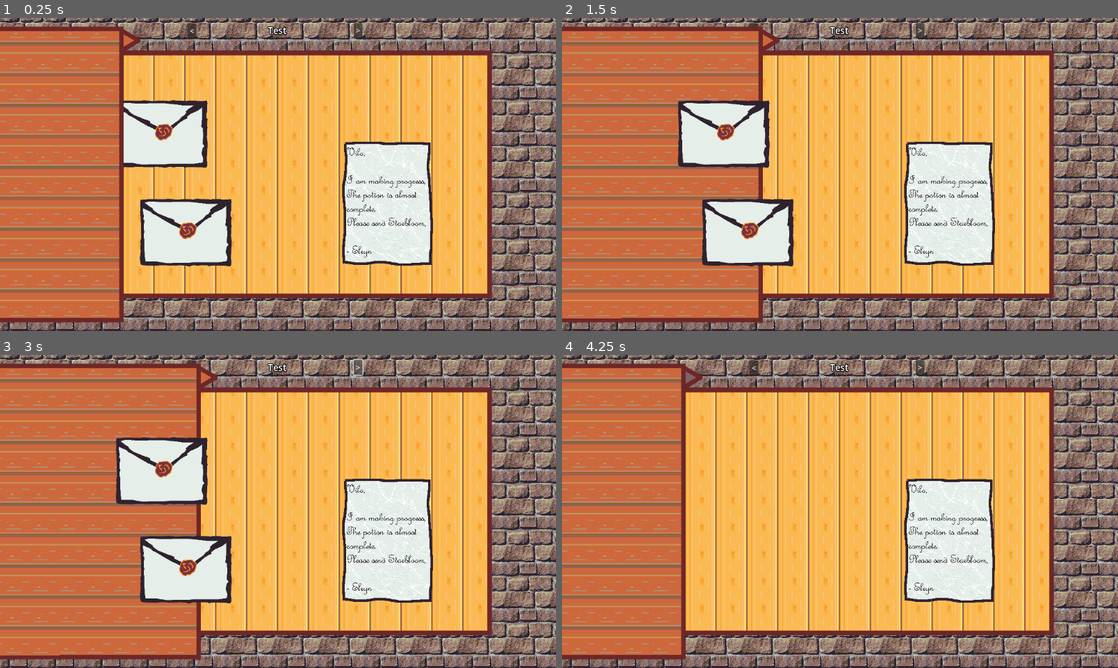
Above: before the commit, frames 1-4 (two rows, left to right).
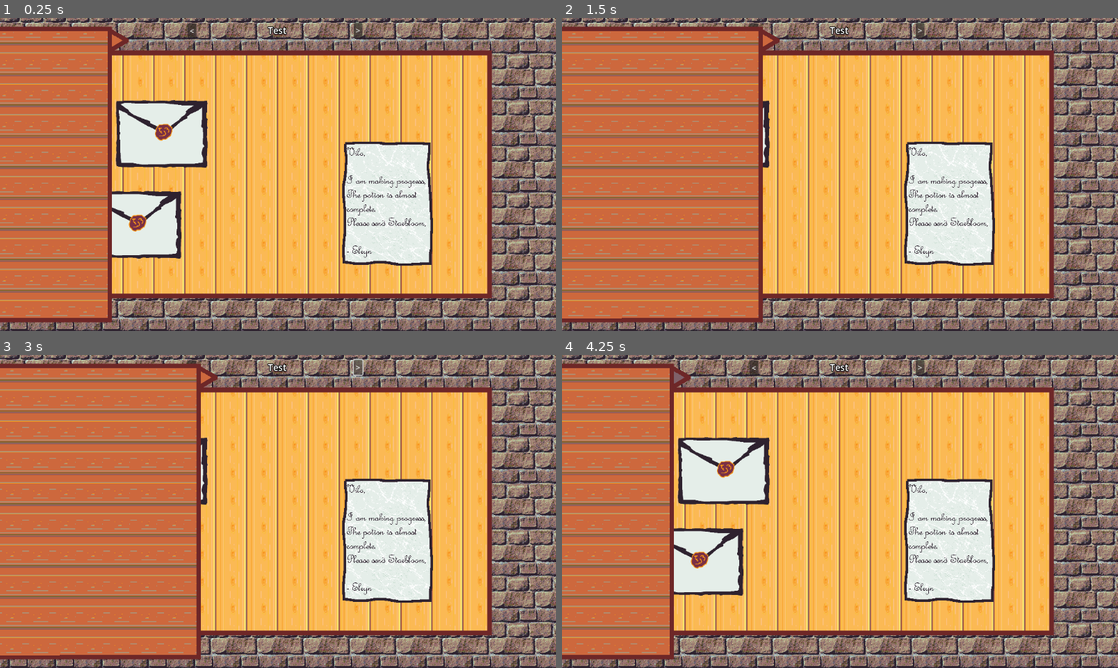
Above: after the commit, the same moments.

Repository: diegofdz333/the-alchemist
Game: Godot game, scene res://scenes/Main.tscn
Two runs of this game, one before a commit and one after it. Both use one fixed random seed, a clock stepped at 60 frames per second and the inputs below.
Inputs (mouse positions are in pixels of both pictures, inside the frame that each line leads up to; where the layout moved, square brackets give the same spot in the first picture):
- Up to frame 1 (0.25 s): no input
- Up to frame 2 (1.5 s): click (684, 39) [695, 39] at 0.5 s; click (650, 183) at 1.25 s
- Up to frame 3 (3 s): click "<" at 2 s; click ">" at 2.75 s
- Up to frame 4 (4.25 s): click (773, 376) at 3.5 s

The runs differ from the first frame. In frame 1, 7.4% of the frame differs, in the area x 0-42%, y 2-98%; in frame 2, 6.7%; in frame 3, 6.7%; in frame 4, 9.3%, in the area x 0-38%, y 2-98%.

Commit message:
Doc Sidebar bugfixes and adjustments

Diff:
--- a/scenes/DocumentMenu.tscn
+++ b/scenes/DocumentMenu.tscn
@@ -16,6 +16,7 @@
 texture = ExtResource("2_mees7")
 
 [node name="CollisionShape2D" type="CollisionShape2D" parent="."]
+visible = false
 shape = SubResource("RectangleShape2D_jwddy")
 
 [node name="ExpandButton" type="TextureButton" parent="."]
--- a/scenes/Main.tscn
+++ b/scenes/Main.tscn
@@ -26,7 +26,7 @@
 position = Vector2(-241, -84)
 
 [node name="Dummy-letter2" parent="Documents" instance=ExtResource("2_2uoe8")]
-position = Vector2(-191, 120)
+position = Vector2(-295, 104)
 
 [node name="Dummy-letter" parent="Documents" instance=ExtResource("2_2uoe8")]
 position = Vector2(226, 60)
@@ -48,6 +48,7 @@
 texture = ExtResource("4_gd8ix")
 
 [node name="DocumentMenu" parent="." instance=ExtResource("6_lgqyx")]
+z_index = 40
 position = Vector2(-561, 16)
 
 [node name="Label" type="Label" parent="."]
--- a/scripts/document.gd
+++ b/scripts/document.gd
@@ -54,6 +54,7 @@
 					is_selected = false;
 		else:
 			is_dragging = false;
-			release.emit(self)
-			if Time.get_ticks_msec() - click_time <= SELECTION_TIME:
-				is_selected = true;
+			if get_rect().has_point(to_local(get_global_mouse_position())):
+				release.emit(self)
+				if Time.get_ticks_msec() - click_time <= SELECTION_TIME:
+					is_selected = true;
--- a/scripts/document_menu.gd
+++ b/scripts/document_menu.gd
@@ -19,7 +19,7 @@
 	var viewport_width = get_viewport().size.x
 	width = $Sprite2D.texture.get_width()
 	height = $Sprite2D.texture.get_height()
-	var peek = 0.1 * viewport_width
+	var peek = 0.07 * viewport_width
 	var full = 0.3 * viewport_width
 	retracted_pos = Vector2(-viewport_width / 2 - width / 2 + peek, 0)
 	expanded_pos = Vector2(-viewport_width / 2 - width / 2 + full, 0)
@@ -50,11 +50,13 @@
 
 
 func _on_documents_dropped(doc):
-	doc.in_menu = in_menu(doc.position)
-	if doc in documents and not doc.in_menu:
-		documents.erase(doc)
-	elif doc not in documents and doc.in_menu:
-		documents[doc] = null
+	if expanded:
+		doc.in_menu = in_menu(doc.position)
+		if doc in documents and not doc.in_menu:
+			documents.erase(doc)
+		elif doc not in documents and doc.in_menu:
+			print("adding doc")
+			documents[doc] = null
 
 
 func _on_expand_button_pressed():
Not shown: 1 places in scenes/DocumentMenu.tscn that only renumber resources
Not shown: 1 places in scenes/Main.tscn that only renumber resources
